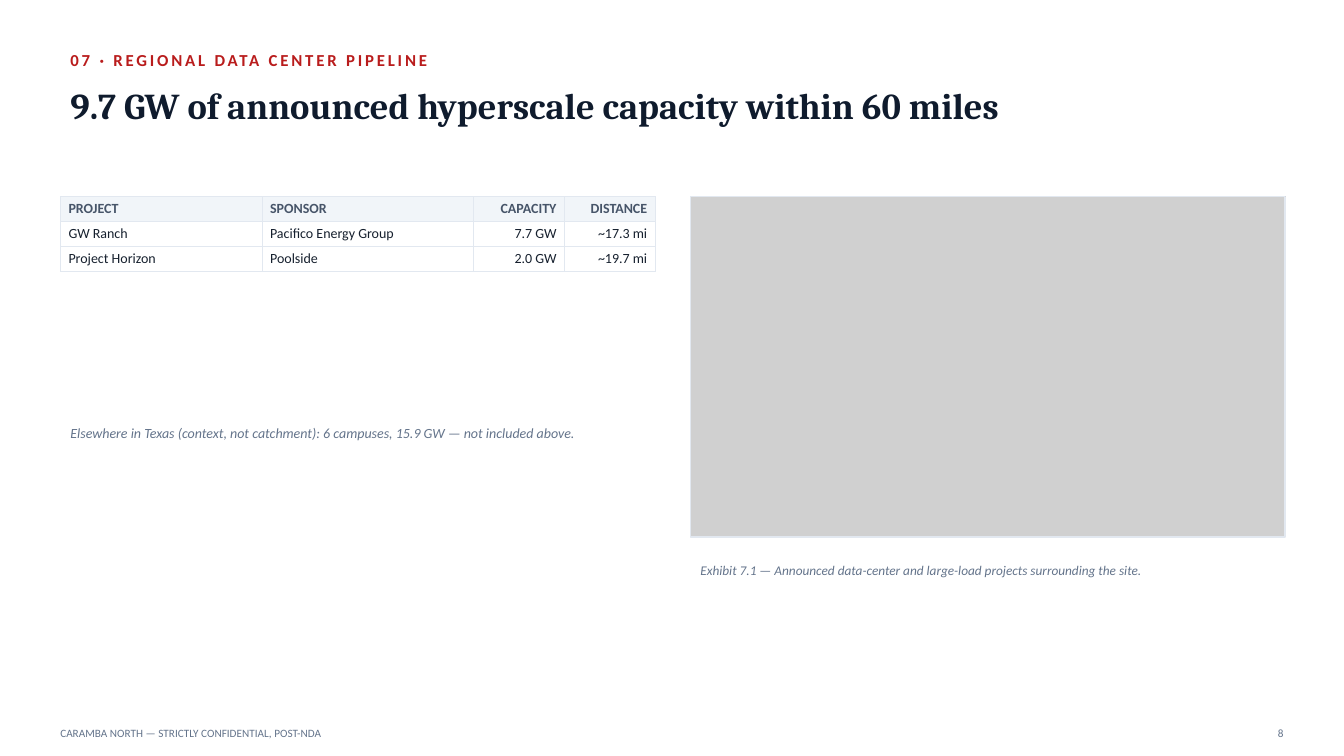
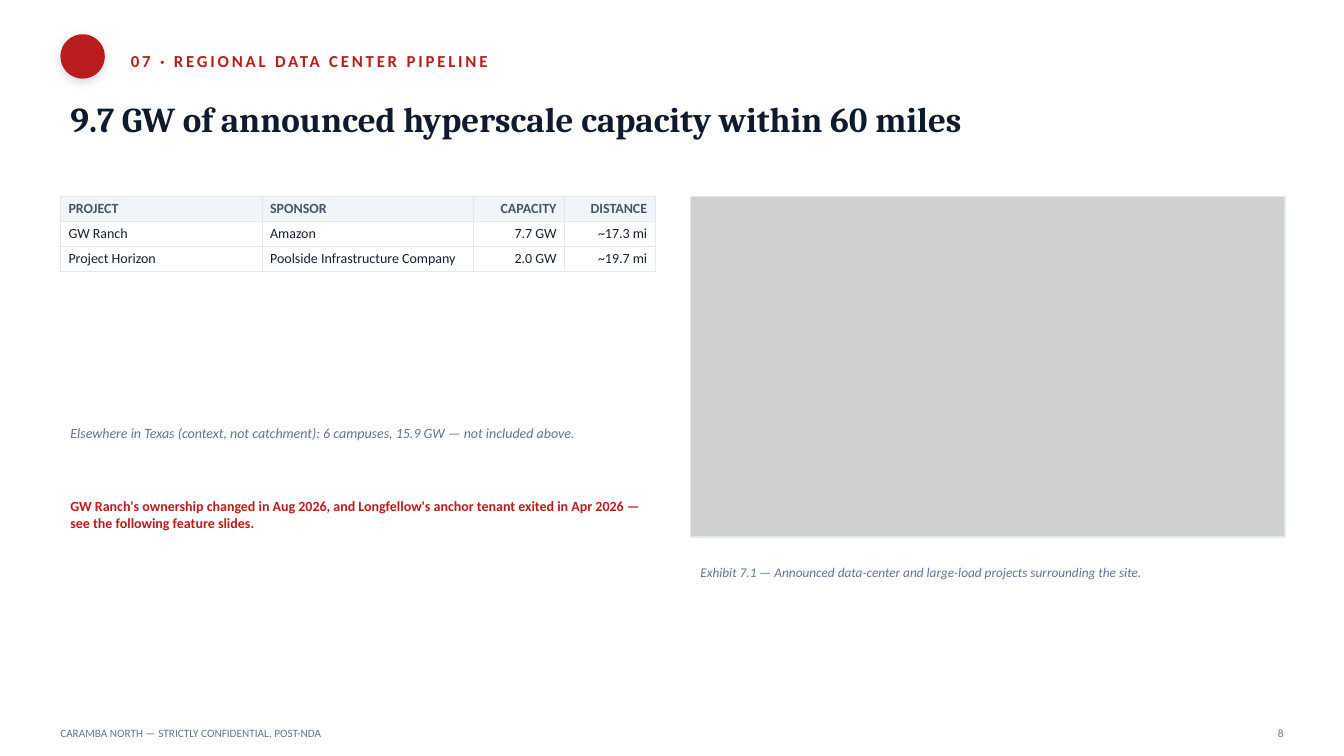
Before and after one commit to 10thMuses/lrp-tx-gis, a slide deck: slide 8 of outputs/reports/Caramba-North-OM-PostNDA.pptx. Drawn at 1344x756 pixels with LibreOffice and Linux fonts; fonts in the diff are those of the drawing; grey boxes stand for pictures; background and template pictures are left out. Boxes give left, top, right and bottom in pixels: in the first picture for what was removed or moved away, otherwise in the second. Text is boxed around its words. In the diff, an @@ line names an element or a change of style, - is before the commit and + after.

```diff
--- a/outputs/reports/Caramba-North-OM-PostNDA.pptx
+++ b/outputs/reports/Caramba-North-OM-PostNDA.pptx
@@ ellipse added at (x1=60, y1=34, x2=105, y2=79), fill #B91C1C @@
@@ text "07 · REGIONAL DATA CENTER ..." rewrapped from (x1=60, y1=42, x2=1069, y2=78) to (x1=121, y1=40, x2=1129, y2=81) @@
@@ text "9.7 GW of announced hyperscale ..." moved from (x1=70, y1=93, x2=999, y2=127) to (x1=70, y1=107, x2=961, y2=140) @@
@@ text "9.7 GW of announced hyperscale ..." at (x1=70, y1=107, x2=961, y2=140): size 26 to 25 pt @@
@@ table at (x1=60, y1=197, x2=655, y2=297) @@
-row 2, column 2: Pacifico Energy Group
+row 2, column 2: Amazon
-row 3, column 2: Poolside
+row 3, column 2: Poolside Infrastructure Company
@@ text added at (x1=70, y1=501, x2=623, y2=531), 10 pt, text #B91C1C, bold @@
+GW Ranch's ownership changed in Aug 2026, and Longfellow's anchor tenant exited in Apr 2026 — see the following feature slides.
```
Also in this commit, not shown: 11 other slides changed, 2 slides added, 8 other files.
